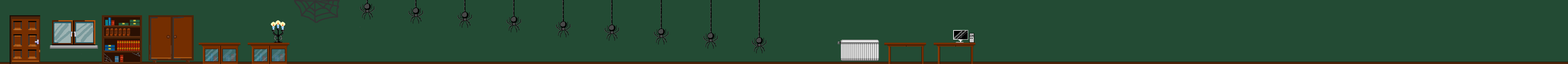
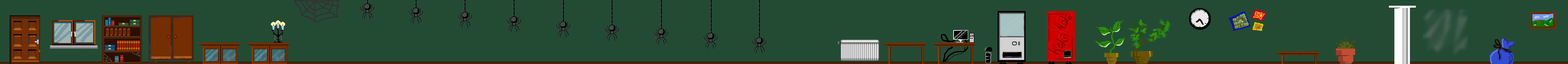
Revision of a layered (1568, 64) image; what changed, layer by layer:
painted on "Background" over bbox(151, 5, 1557, 64)
